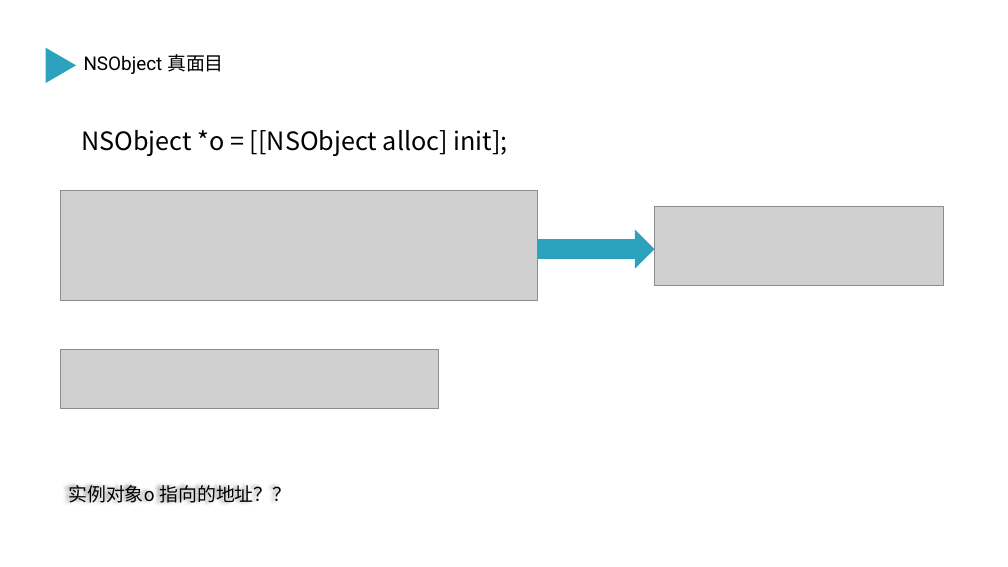
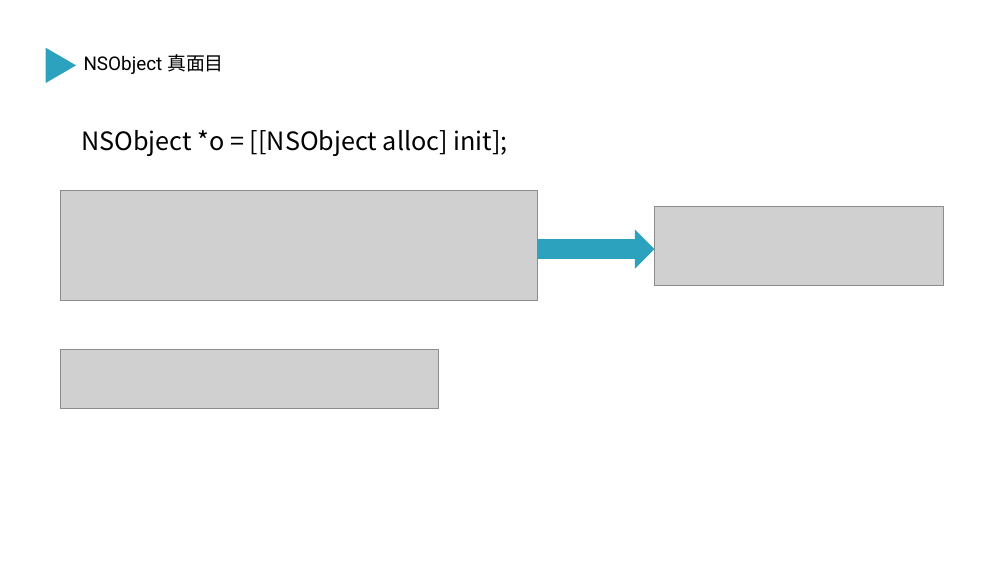
Before and after one commit to softwarefaith/iOS-Team-Share, a slide deck: slide 6 of 01-NSObejct本质/聊聊NSObject.pptx. Drawn at 1008x567 pixels with LibreOffice and Linux fonts; fonts in the diff are those of the drawing; grey boxes stand for pictures. Boxes give left, top, right and bottom in pixels: in the first picture for what was removed or moved away, otherwise in the second. Text is boxed around its words. In the diff, an @@ line names an element or a change of style, - is before the commit and + after.

```diff
--- a/01-NSObejct本质/聊聊NSObject.pptx
+++ b/01-NSObejct本质/聊聊NSObject.pptx
@@ text removed at [68,485,291,503] @@
-实例对象o 指向的地址？？
```
Also in this commit, not shown: 1 other slide changed, 39 other files.
